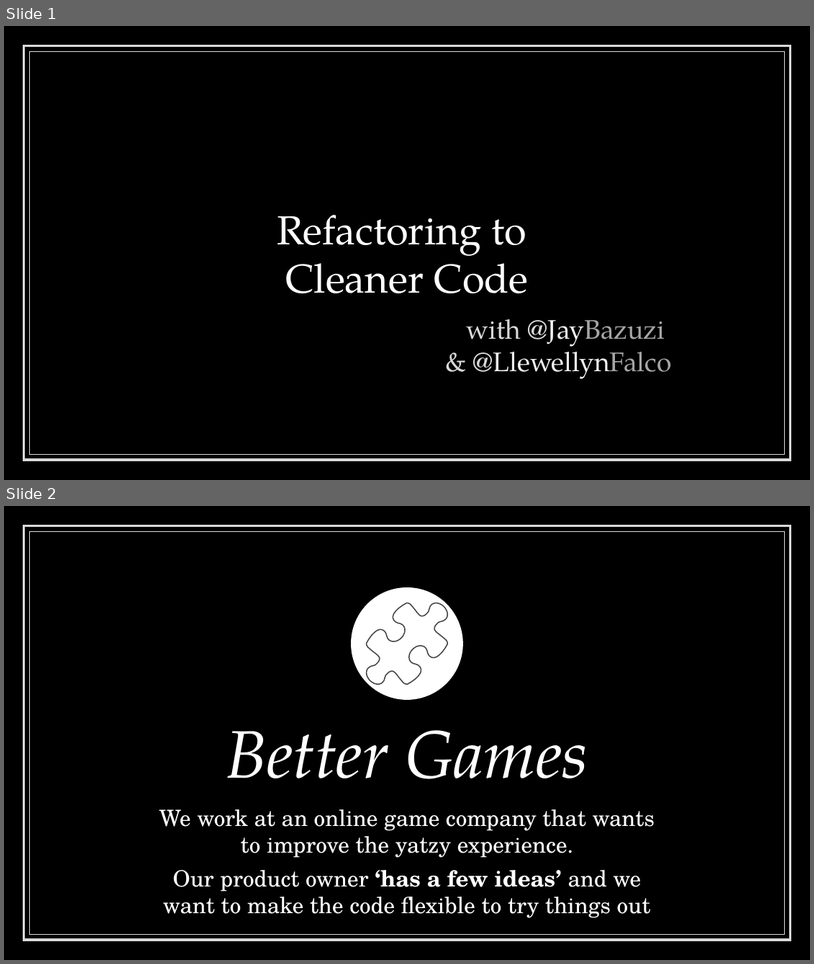
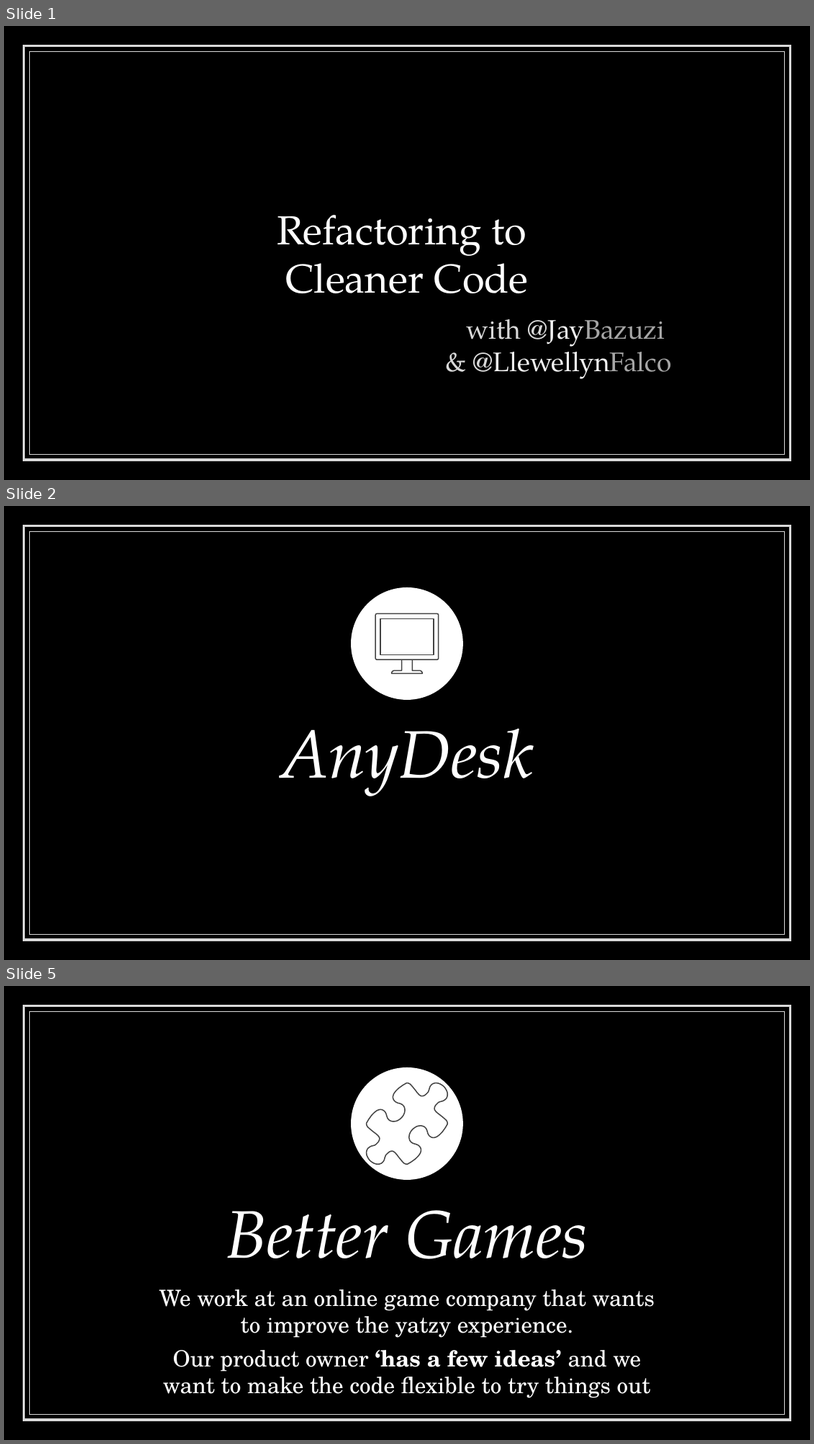
Before and after one commit to LearnWithLlew/RefactoringToCleanerCode.Slides, a slide deck: RefactoringToCleanerCode.pptx. Shown one above the other, each under a label of ours: slides 1 and 2 before the commit, slides 1, 2 and 5 after it; the slides between them are not shown. The pictures are 814x964 and 814x1444 pixels, drawn with LibreOffice and Linux fonts; fonts in the diff are those of the drawing. Boxes give left, top, right and bottom in pixels: in the first picture for what was removed or moved away, otherwise in the second. Text is boxed around its words. In the diff, an @@ line names an element or a change of style, - is before the commit and + after.

```diff
--- a/RefactoringToCleanerCode.pptx
+++ b/RefactoringToCleanerCode.pptx
@@ slide 2 added at box(4, 506, 810, 960), background #000000; not listed: 2 template elements that a slide beside it also shows @@
@@ ellipse added at box(351, 587, 463, 700), fill #FFFFFF @@
@@ freeform shape added at box(376, 613, 439, 659), outline #434343 0.96 pt @@
@@ freeform shape added at box(392, 660, 422, 673), outline #434343 0.96 pt @@
@@ title added at box(280, 728, 533, 796), 60 pt, text #FFFFFF, italic @@
+AnyDesk
@@ what was slide 2 is now slide 5 @@
```
Also in this commit, not shown: 2 other slides added.
